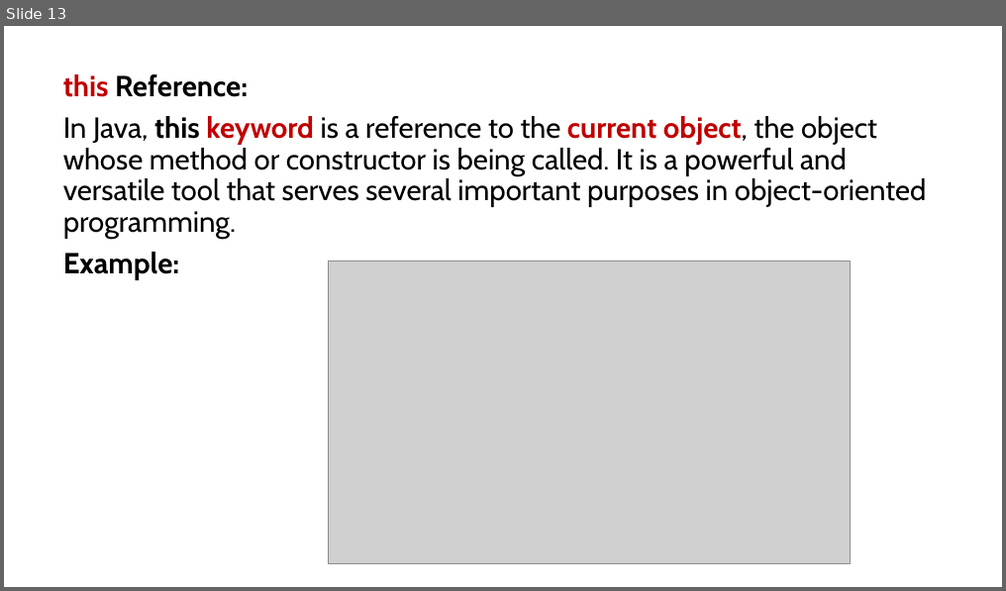
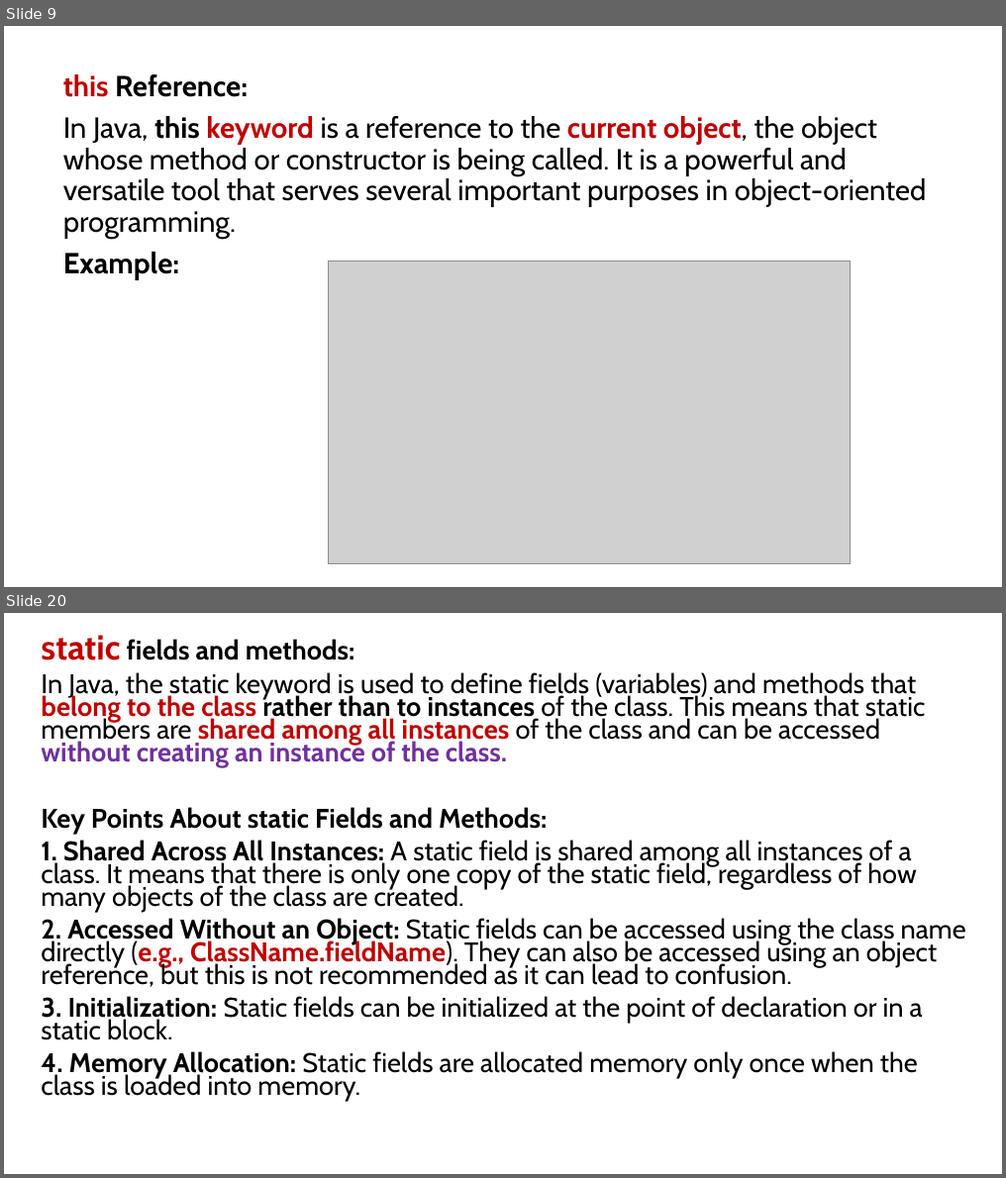
Before and after one commit to PRAMOD-VISHNU-NAIK/MCA-2nd-Sem-Shridevi-College, a slide deck: Theory Class-Notes/Continue.pptx. Shown one above the other, each under a label of ours: slide 13 before the commit, slides 9 and 20 after it; the slides between them are not shown. The pictures are 1006x591 and 1006x1178 pixels, drawn with LibreOffice and Linux fonts; fonts in the diff are those of the drawing; grey boxes stand for pictures. Boxes give left, top, right and bottom in pixels: in the first picture for what was removed or moved away, otherwise in the second. Text is boxed around its words. In the diff, an @@ line names an element or a change of style, - is before the commit and + after.

```diff
--- a/Theory Class-Notes/Continue.pptx
+++ b/Theory Class-Notes/Continue.pptx
@@ slide 20 added at (4, 613, 1002, 1174), background #FFFFFF @@
@@ text added at (41, 635, 966, 1102), 25.9 pt, text #000000 @@
+static fields and methods:
+In Java, the static keyword is used to define fields (variables) and methods that belong to the class rather than to instances of the class. This means that static members are shared among all instances of the class and can be accessed without creating an instance of the class.
+Key Points About static Fields and Methods:
+1. Shared Across All Instances: A static field is shared among all instances of a class. It means that there is only one copy of the static field, regardless of how many objects of the class are created.
+2. Accessed Without an Object: Static fields can be accessed using the class name directly (e.g., ClassName.fieldName). They can also be accessed using an object reference, but this is not recommended as it can lead to confusion.
+3. Initialization: Static fields can be initialized at the point of declaration or in a static block.
+4. Memory Allocation: Static fields are allocated memory only once when the class is loaded into memory.
@@ what was slide 13 is now slide 9 @@
```
Also in this commit, not shown: 2 slides changed, 12 other slides added, 5 slides removed.
